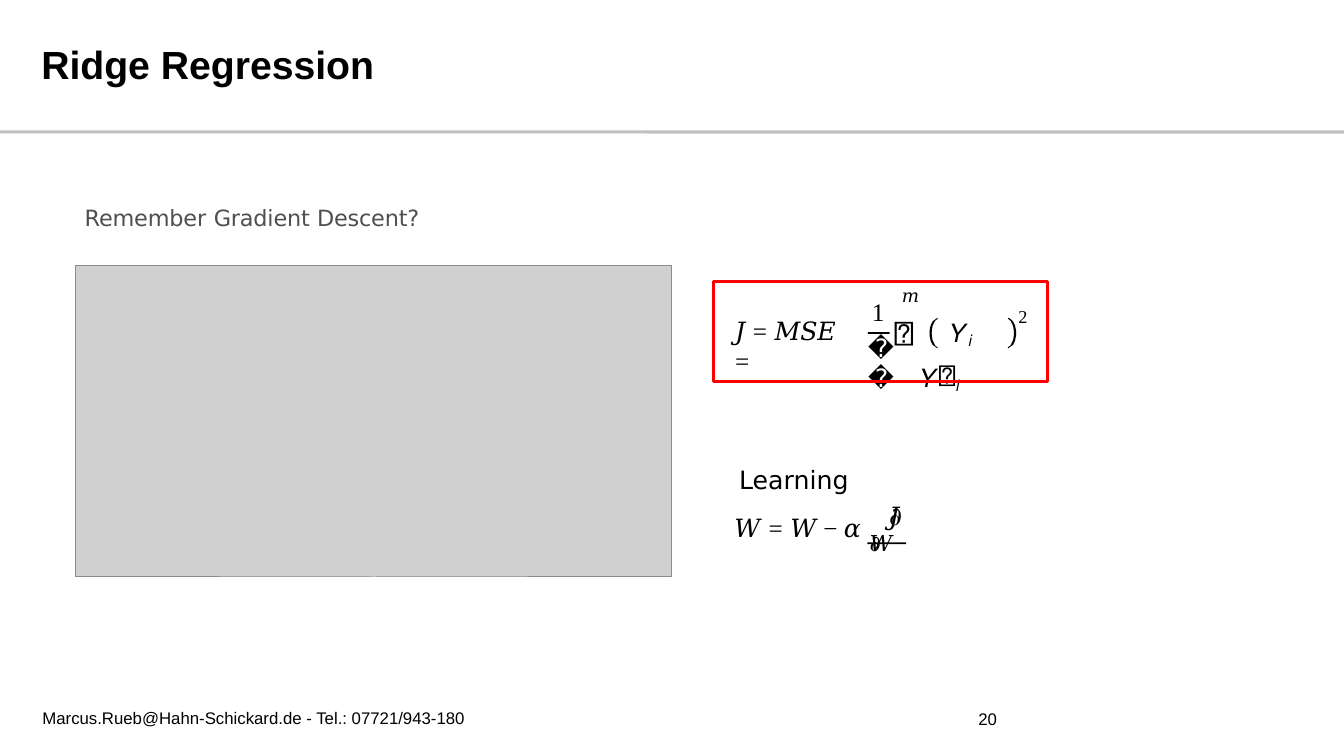
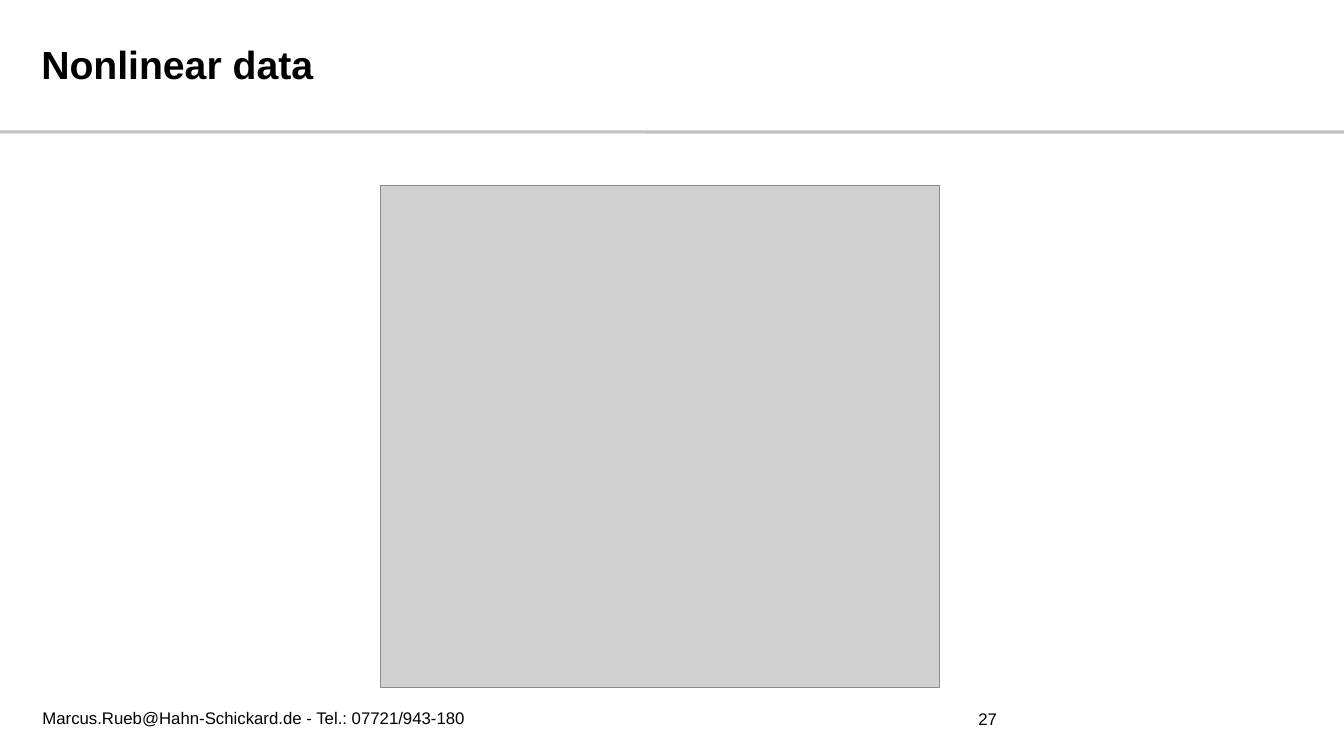
Before and after one commit to r1marcus/Fundamentals-of-Deep-Learning-HFU, a slide deck: slide 27 of Slides/02 - Linear Regression and Support Vector Machines/Linear Regression and Support Vector Machines.pptx (slide 20 before the commit). Drawn at 1344x756 pixels with LibreOffice and Linux fonts; fonts in the diff are those of the drawing; grey boxes stand for pictures; background and template pictures are left out. Boxes give left, top, right and bottom in pixels: in the first picture for what was removed or moved away, otherwise in the second. Text is boxed around its words. In the diff, an @@ line names an element or a change of style, - is before the commit and + after.

```diff
--- a/Slides/02 - Linear Regression and Support Vector Machines/Linear Regression and Support Vector Machines.pptx
+++ b/Slides/02 - Linear Regression and Support Vector Machines/Linear Regression and Support Vector Machines.pptx
@@ title at [41, 50, 314, 80]: text changed @@
-Ridge Regression
+Nonlinear data
@@ text removed at [85, 209, 419, 227] @@
-Remember Gradient Descent?
@@ picture added at [380, 186, 940, 688] @@
@@ picture removed at [75, 266, 671, 578] @@
@@ freeform shape removed at [714, 282, 1049, 382] @@
@@ text removed at [902, 292, 972, 346] @@
-𝑚
-෍ 𝑌𝑖 − 𝑌෡𝑖
@@ text removed at [735, 321, 836, 345] @@
-𝐽 = 𝑀𝑆𝐸 =
@@ text removed at [872, 304, 885, 321] @@
-1
-𝑚
@@ freeform shape removed at [930, 318, 1016, 348] @@
@@ text removed at [1018, 311, 1027, 323] @@
-2
@@ freeform shape removed at [868, 333, 890, 335] @@
@@ text removed at [734, 470, 893, 552] @@
-Learning
-𝜕𝐽
-𝑊 = 𝑊 − 𝛼 𝜕𝑊
@@ freeform shape removed at [867, 542, 906, 544] @@
@@ page number at [978, 713, 997, 725]: text changed @@
-20
+27
```
Also in this commit, not shown: 10 other slides changed, 7 slides added, 1 slide removed, 11 other files.
